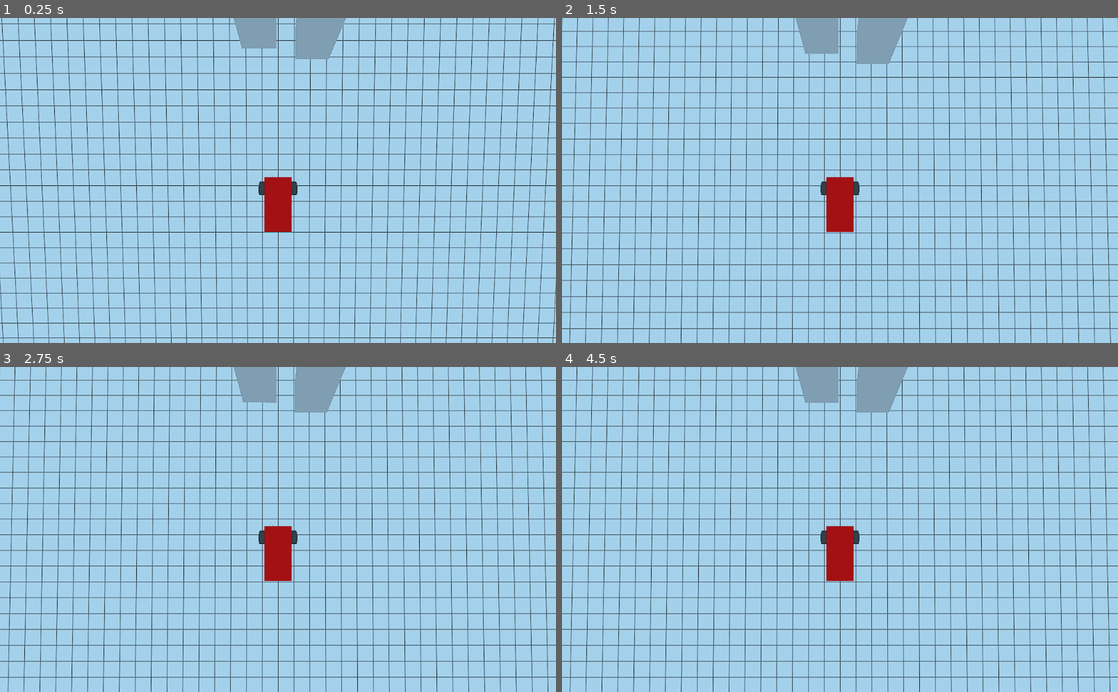
Above: before the commit, frames 1-4 (two rows, left to right).
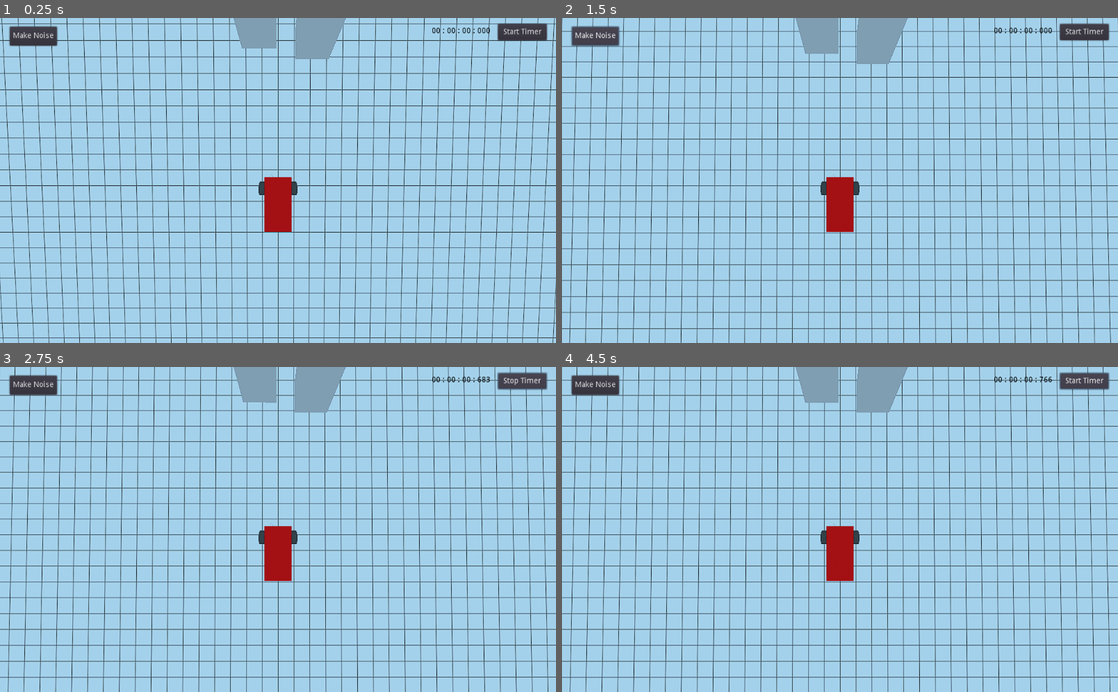
Above: after the commit, the same moments.

Repository: eellak/fossbot-web-simulator
Game: Godot game, scene res://Spatial.tscn
The game is run twice, just before and just after one commit, with the same random seed, the same clock (stepped at 60 frames per second) and the same inputs.
Inputs (mouse positions are in pixels of both pictures, inside the frame that each line leads up to):
- Up to frame 1 (0.25 s): no input
- Up to frame 2 (1.5 s): click (595, 37) at 0.5 s, where only the run after the commit has a clickable "Make Noise"; click (595, 37) at 1.25 s, where only the run after the commit has a clickable "Stop Noise"
- Up to frame 3 (2.75 s): click (522, 380) at 2 s, where only the run after the commit has a clickable "Start Timer"
- Up to frame 4 (4.5 s): click (1084, 380) at 2.75 s, where only the run after the commit has a clickable "Stop Timer"; click (1084, 380) at 3.5 s, where only the run after the commit has a clickable "Start Timer"; tap Enter at 4.25 s; hold D (right) from 4.28 s (still down)

The runs differ from the first frame. In frame 1, 1.1% of the frame differs, in the area x 1-99%, y 1-9%; in frame 2, 1.1%; in frame 3, 1.1%; in frame 4, 1.1%.

Commit message:
impl timer button+make noise function

Diff:
--- a/godot/Spatial.tscn
+++ b/godot/Spatial.tscn
@@ -221,6 +221,31 @@
 mesh = SubResource( 15 )
 material/0 = SubResource( 16 )
 
+[node name="noise_btn" type="Button" parent="fossbot"]
+margin_left = 18.0
+margin_top = 16.0
+margin_right = 105.0
+margin_bottom = 51.0
+text = "Make Noise"
+icon_align = 1
+
+[node name="timer_btn" type="Button" parent="fossbot"]
+margin_left = 917.0
+margin_top = 11.0
+margin_right = 1007.0
+margin_bottom = 41.0
+text = "Start Timer"
+
+[node name="timer_label" type="Label" parent="fossbot"]
+margin_left = 795.0
+margin_top = 17.0
+margin_right = 903.0
+margin_bottom = 38.0
+custom_colors/font_color = Color( 0, 0, 0, 1 )
+custom_colors/font_outline_modulate = Color( 1, 1, 1, 1 )
+text = "00 : 00 : 00 : 000"
+align = 1
+
 [node name="obstacle" type="MeshInstance" parent="."]
 transform = Transform( 1, 0, 0, 0, 1, 0, 0, 0, 1, 2.05796, 1.1594, -9.65655 )
 mesh = SubResource( 13 )
@@ -238,3 +263,6 @@
 
 [node name="CollisionShape" type="CollisionShape" parent="obstacle2/obstacle"]
 shape = SubResource( 14 )
+
+[connection signal="pressed" from="fossbot/noise_btn" to="fossbot" method="make_noise_btn"]
+[connection signal="pressed" from="fossbot/timer_btn" to="fossbot" method="_on_timer_btn_pressed"]
--- a/godot/car.gd
+++ b/godot/car.gd
@@ -29,6 +29,9 @@
 var right_sensor_id = 2
 var left_sensor_id = 3
 
+var make_noise = false
+var time_on = false
+var time = 0
 # METHODS FOR WEBSOCKET CONNECTION ====================================
 var client = WebSocketClient.new()
 var url = "ws://localhost:5000"
@@ -100,6 +103,10 @@
 		send(get_light_sensor())
 	elif req_func == "check_for_dark":
 		send(check_for_dark(d["light_val"]))
+	elif req_func == "get_noise_detection":
+		send(make_noise)
+	elif req_func == "get_elapsed":
+		send(time)
 	#elif req_func == "get_position":
 	#	print("Position requested.")
 	#	var pos_x = self.global_transform.origin.x
@@ -175,6 +182,8 @@
 	update_accel_gyro(delta)
 	# ============================================================================
 	# print(get_darkness_percent(middle_sensor))
+	if time_on:
+		update_timer(delta)
 
 
 func move(right_vel, left_vel):
@@ -411,3 +420,31 @@
 		stop()
 		sum_distance = 0
 		target_distance = 0
+
+
+func make_noise_btn():
+	make_noise = !make_noise
+	if make_noise:
+		$noise_btn.text = "Stop Noise"
+	else:
+		$noise_btn.text = "Make Noise"
+
+func update_timer(delta):
+	# updates the timer (use it in physics process).
+	time += delta
+	var mils = fmod(time,1)*1000
+	var secs = fmod(time,60)
+	var mins = fmod(time, 60*60) / 60
+	var hr = fmod(fmod(time,3600 * 60) / 3600,24)
+
+	var time_passed = "%02d : %02d : %02d : %03d" % [hr,mins,secs,mils]
+	$timer_label.text = time_passed# + " : " + var2str(time)
+
+func _on_timer_btn_pressed():
+	if !time_on:
+		time = 0
+		time_on = true
+		$timer_btn.text = "Stop Timer"
+	else:
+		time_on = false
+		$timer_btn.text = "Start Timer"
Not shown, changed: godot/exports/index.html
Not shown, changed: godot/exports/index.pck
